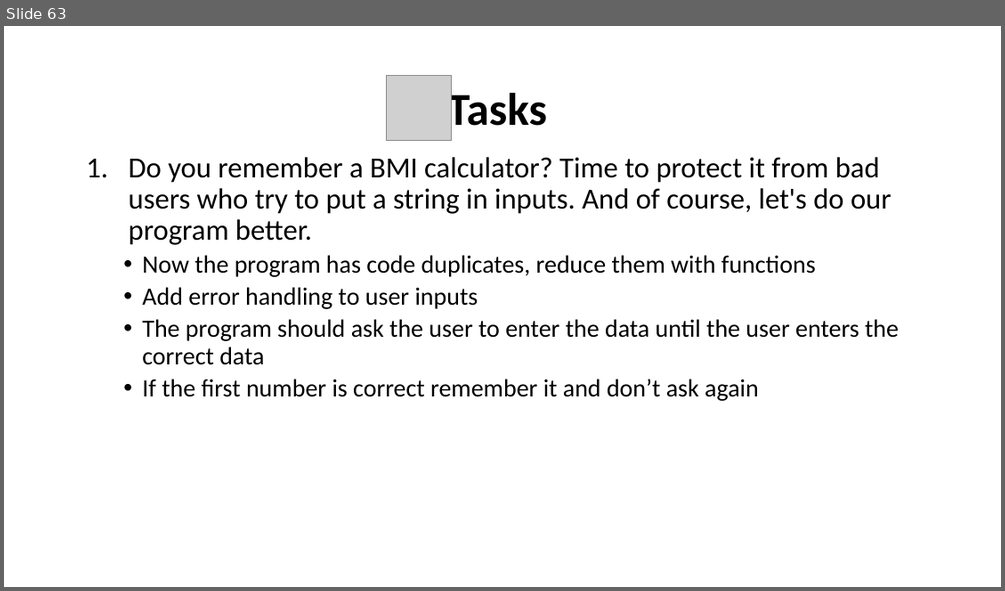
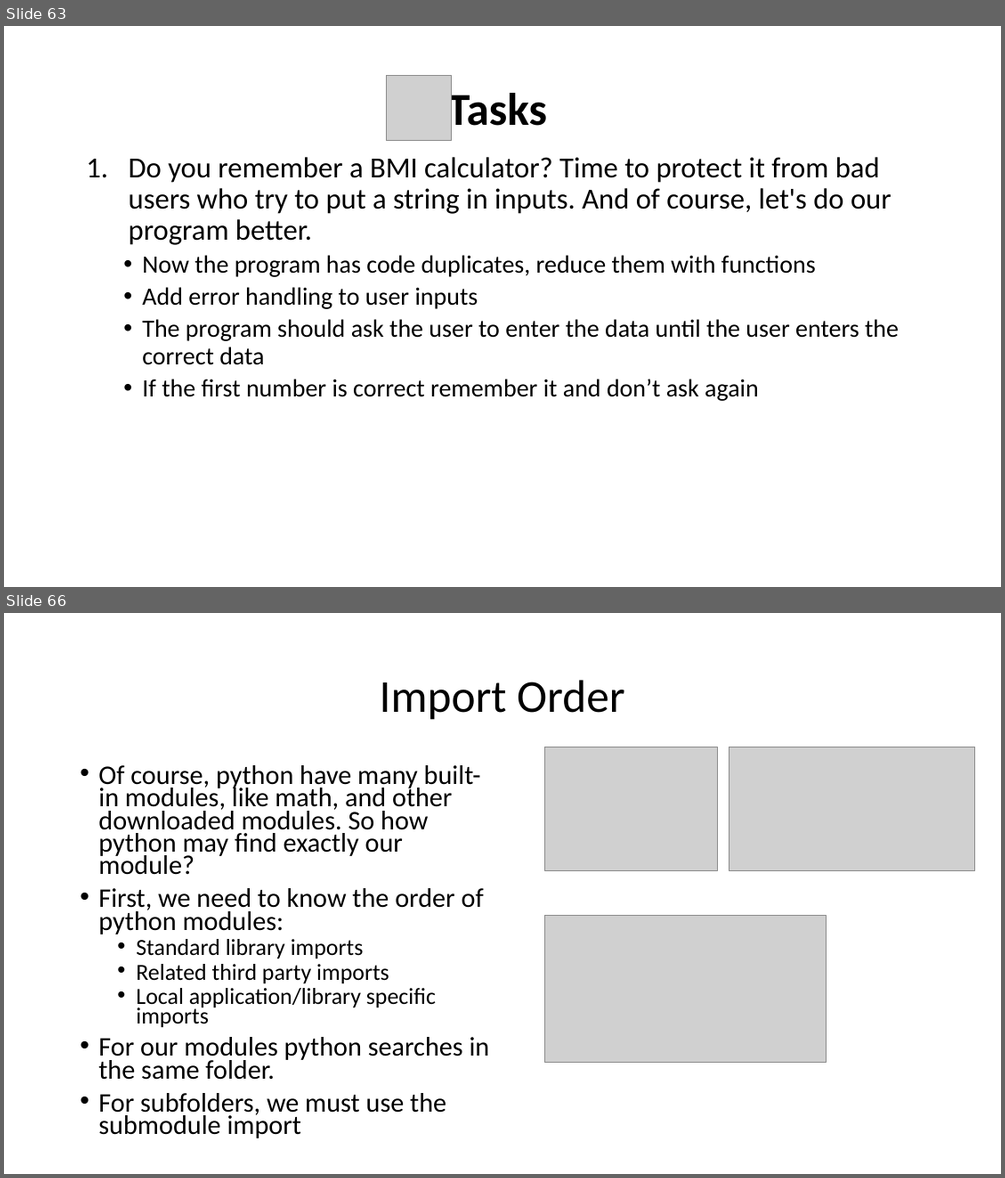
Before and after one commit to WonderLuc/brother-bootcamp, a slide deck: python 101/python_101.pptx. Shown one above the other, each under a label of ours: slide 63 before the commit, slides 63 and 66 after it; the slides between them are not shown. The pictures are 1005x591 and 1005x1178 pixels, drawn with LibreOffice and Linux fonts; fonts in the diff are those of the drawing; grey boxes stand for pictures; background and template pictures are left out. Boxes give left, top, right and bottom in pixels: in the first picture for what was removed or moved away, otherwise in the second. Text is boxed around its words. In the diff, an @@ line names an element or a change of style, - is before the commit and + after.

Commit message:
feat: add module block

```diff
--- a/python 101/python_101.pptx
+++ b/python 101/python_101.pptx
@@ slide 66 added at (x1=4, y1=613, x2=1001, y2=1174), background picture (left out) @@
@@ title added at (x1=380, y1=680, x2=624, y2=720), 44 pt, text #000000 @@
+Import Order
@@ text added at (x1=98, y1=765, x2=490, y2=1138), 25.9 pt, text #000000 @@
+• Of course, python have many built-in modules, like math, and other downloaded modules. So how python may find exactly our module?
+• First, we need to know the order of python modules:
+  • Standard library imports
+  • Related third party imports
+  • Local application/library specific imports
+• For our modules python searches in the same folder.
+• For subfolders, we must use the submodule import
@@ picture added at (x1=545, y1=747, x2=718, y2=871) @@
@@ picture added at (x1=729, y1=747, x2=975, y2=871) @@
@@ picture added at (x1=545, y1=915, x2=826, y2=1062) @@
```
Also in this commit, not shown: 3 other slides added, 8 other files.
